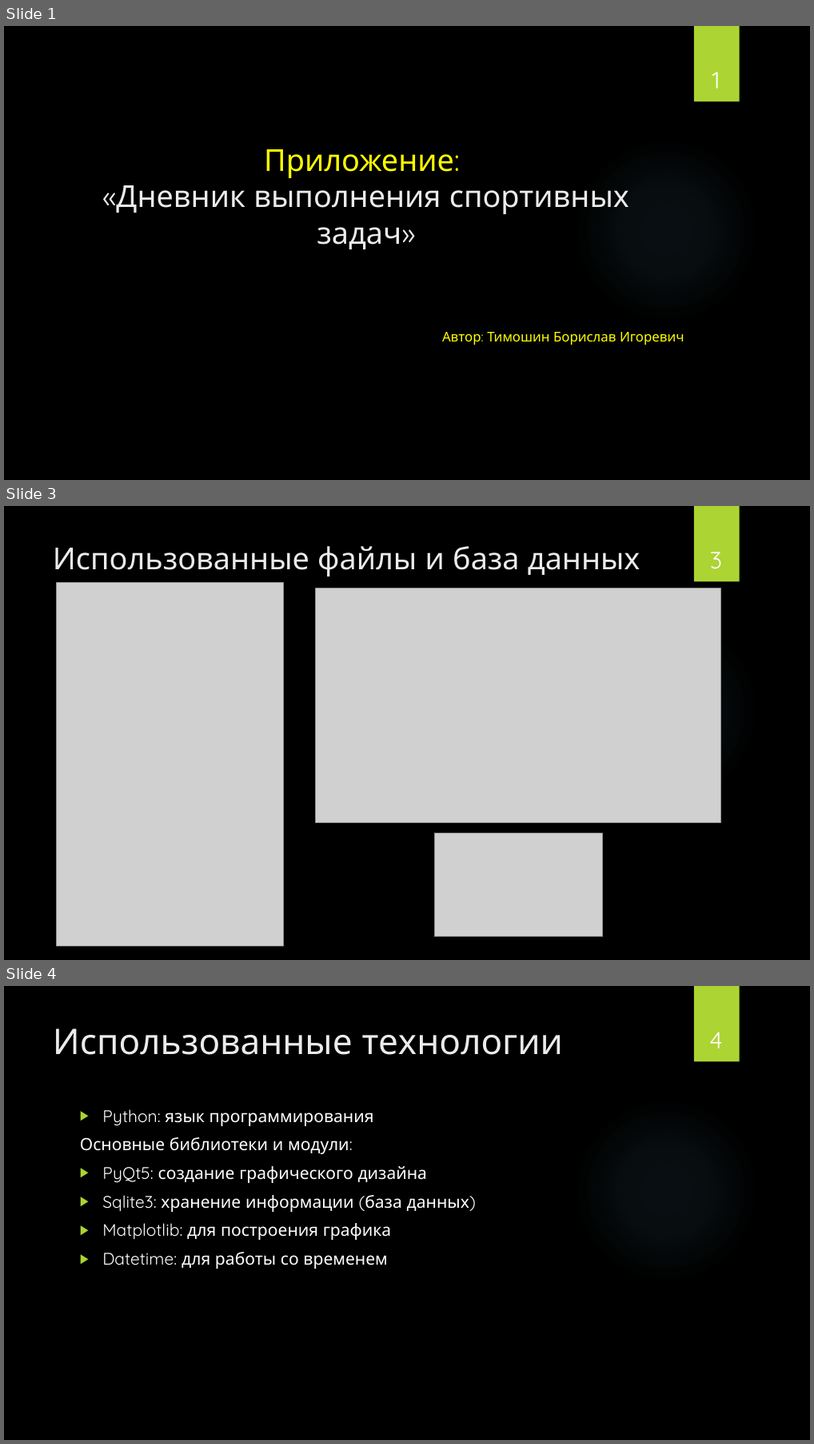
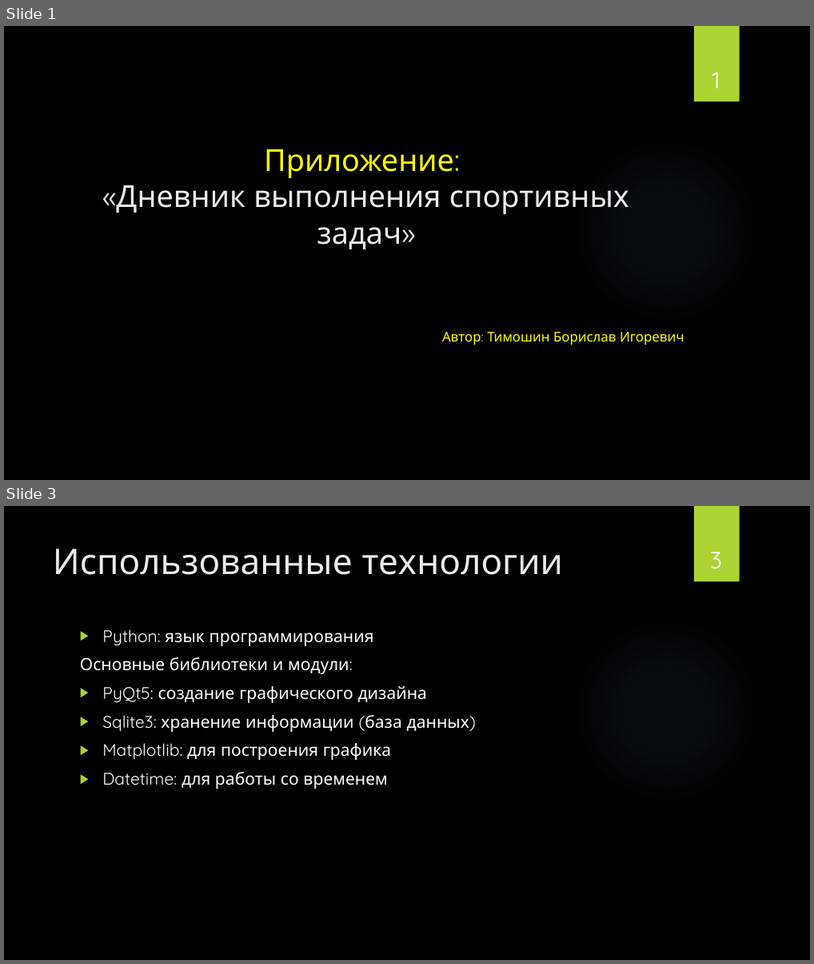
Before and after one commit to BorislavTimoshin/TaskCompletionDiary, a slide deck: description_project/Презентация.pptx. Shown one above the other, each under a label of ours: slides 1, 3 and 4 before the commit, slides 1 and 3 after it; the slides between them are not shown. The pictures are 814x1444 and 814x964 pixels, drawn with LibreOffice and Linux fonts; fonts in the diff are those of the drawing; grey boxes stand for pictures; background and template pictures are left out. Boxes give left, top, right and bottom in pixels: in the first picture for what was removed or moved away, otherwise in the second. Text is boxed around its words. In the diff, an @@ line names an element or a change of style, - is before the commit and + after.

```diff
--- a/description_project/Презентация.pptx
+++ b/description_project/Презентация.pptx
@@ slide 3 removed at [4,506,810,960], background picture (left out); not listed: 2 template elements that a slide beside it also shows @@
@@ title removed at [53,546,641,576] @@
-Использованные файлы и база данных
@@ page number removed at [710,552,722,569] @@
-3
@@ picture removed at [57,582,283,946] @@
@@ picture removed at [316,588,722,822] @@
@@ picture removed at [434,832,603,936] @@
@@ what was slide 4 is now slide 3 @@
@@ page number at [710,552,722,569]: text changed @@
-4
+3
```
Also in this commit, not shown: 3 slides changed, 2 slides added, 2 other slides removed, 4 other files.
